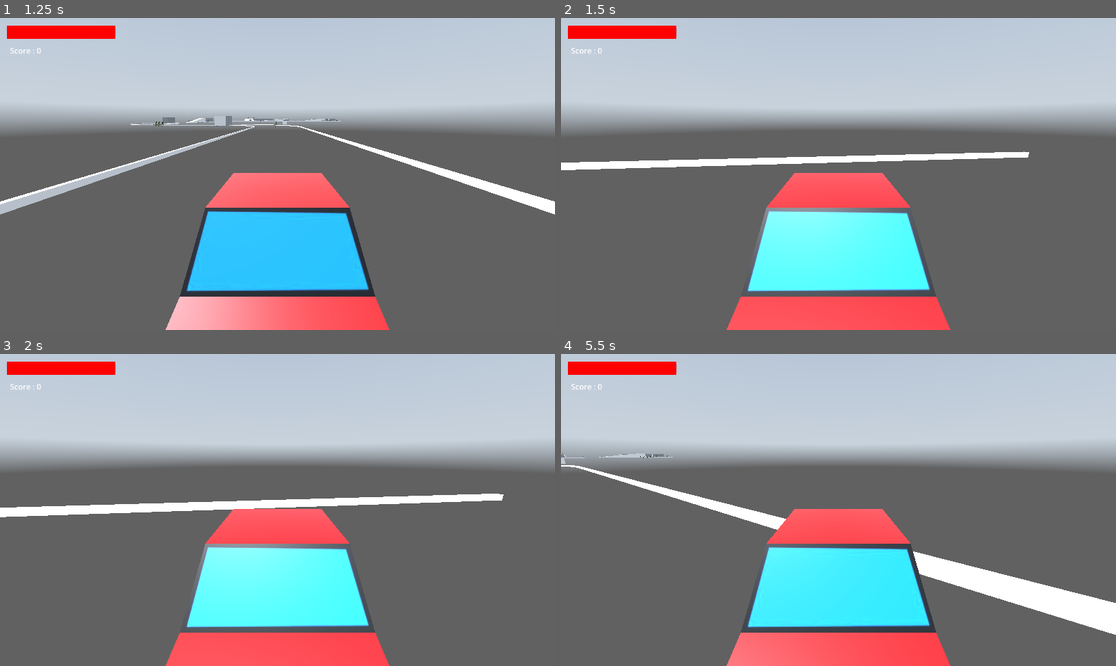
Above: before the commit, frames 1-4 (two rows, left to right).
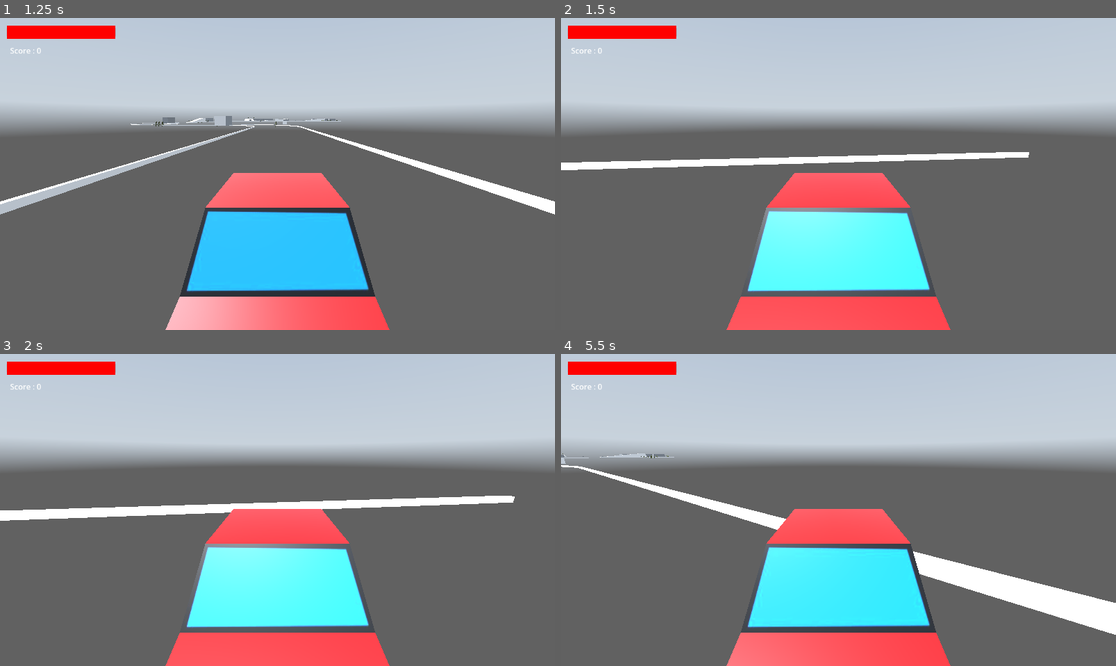
Above: after the commit, the same moments.

Repository: HM22-code/projet-MCG
Game: Godot game, scene res://menus/main_menu/main_menu.tscn
Same seed, same stepped clock (60 frames per second), same inputs: the game is played once before the commit and once after it. A sky picture missing from this copy of the repository is replaced by a grey-blue gradient.
Inputs (mouse positions are in pixels of both pictures, inside the frame that each line leads up to):
- Up to frame 1 (1.25 s): click "Jouer" at 0.5 s
- Up to frame 2 (1.5 s): move the mouse to (866, 174) at 1.27 s; hold W (haut) from 1.28 s (still down); click (866, 174) at 1.35 s
- Up to frame 3 (2 s): keep holding W (haut); tap Space (saut) at 1.52 s
- Up to frame 4 (5.5 s): keep holding W (haut); move the mouse to (810, 510) at 2.02 s; right-click (810, 510) at 2.1 s; tap Space (saut) at 2.27, 3.5, 3.77, 4.52, 5, 5.27 s; tap Enter at 2.75, 4.25 s; move the mouse to (849, 503) at 2.77 s; hold E (interagir) 2.78-3.53 s; move the mouse to (832, 516) at 3.52 s; click (832, 516) at 3.6 s; move the mouse to (877, 513) at 4.27 s; right-click (877, 513) at 4.35 s; move the mouse to (794, 506) at 5.02 s; tap E (interagir) at 5.1 s

Frame 1 is identical in both runs. In frame 2, less than 0.1% of the frame differs, in the area x 2-85%, y 42-49%; in frame 3, 1.6%, in the area x 0-93%, y 44-54%; in frame 4, less than 0.1%.

Commit message:
fixer un bug de la vitesse de la voiture (pas necessite de calculer avec delta)

Diff:
--- a/entities/player_car/player_car.gd
+++ b/entities/player_car/player_car.gd
@@ -11,7 +11,7 @@
 
 func _ready():
 	super._ready() #Player ready
-	SPEED = 1200.0
+	SPEED = 25
 	JUMP_VELOCITY = 0 #Voiture ne peut pas sauter
 	#global_position = Vector3(0, 5, 0)
 
@@ -30,7 +30,7 @@
 			pointer_delai = clamp(pointer_delai - delta, 0, DELAI)
 		var delai_factor = delai_func(pointer_delai)
 
-		speed = SPEED * delai_factor * delta
+		speed = SPEED * delai_factor
 
 		if last_direction and delai_factor > 0: #ralentissement
 			velocity.x = last_direction.x * speed
@@ -46,7 +46,7 @@
 			pointer_delai = clamp(pointer_delai - delta, 0, DELAI)
 		var delai_factor = delai_func(pointer_delai)
 
-		speed = SPEED * delai_factor * delta
+		speed = SPEED * delai_factor
 
 		# Mouvement horizontal
 		var input_dir := Input.get_vector("gauche", "droite", "haut", "bas")
